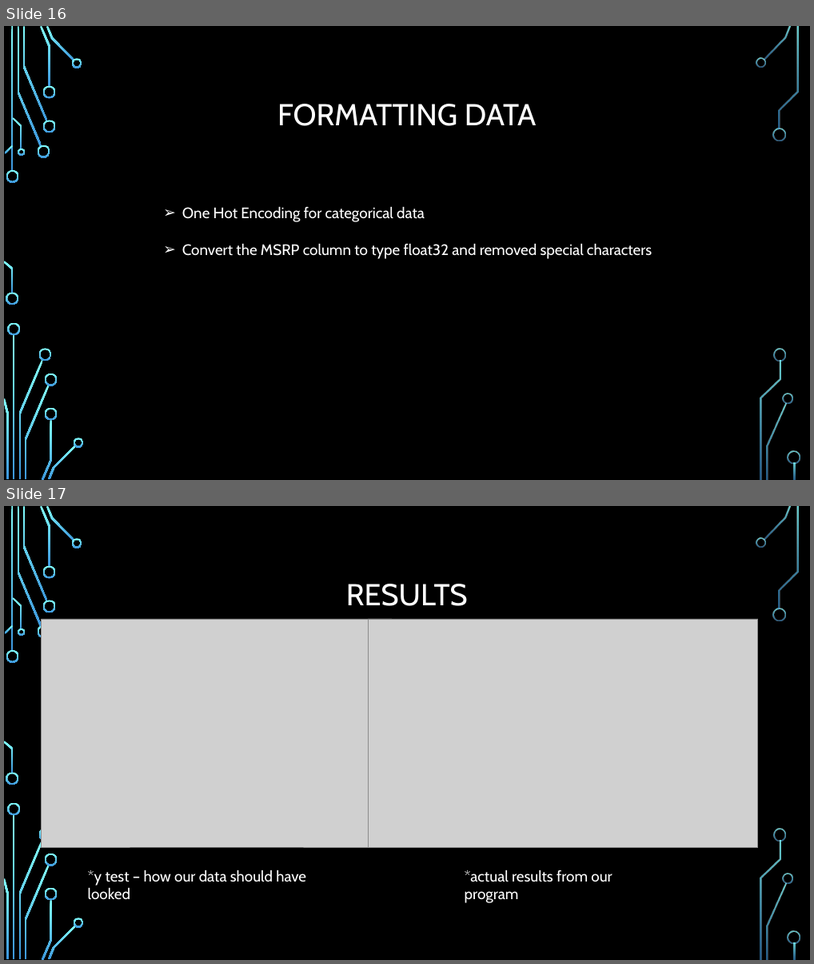
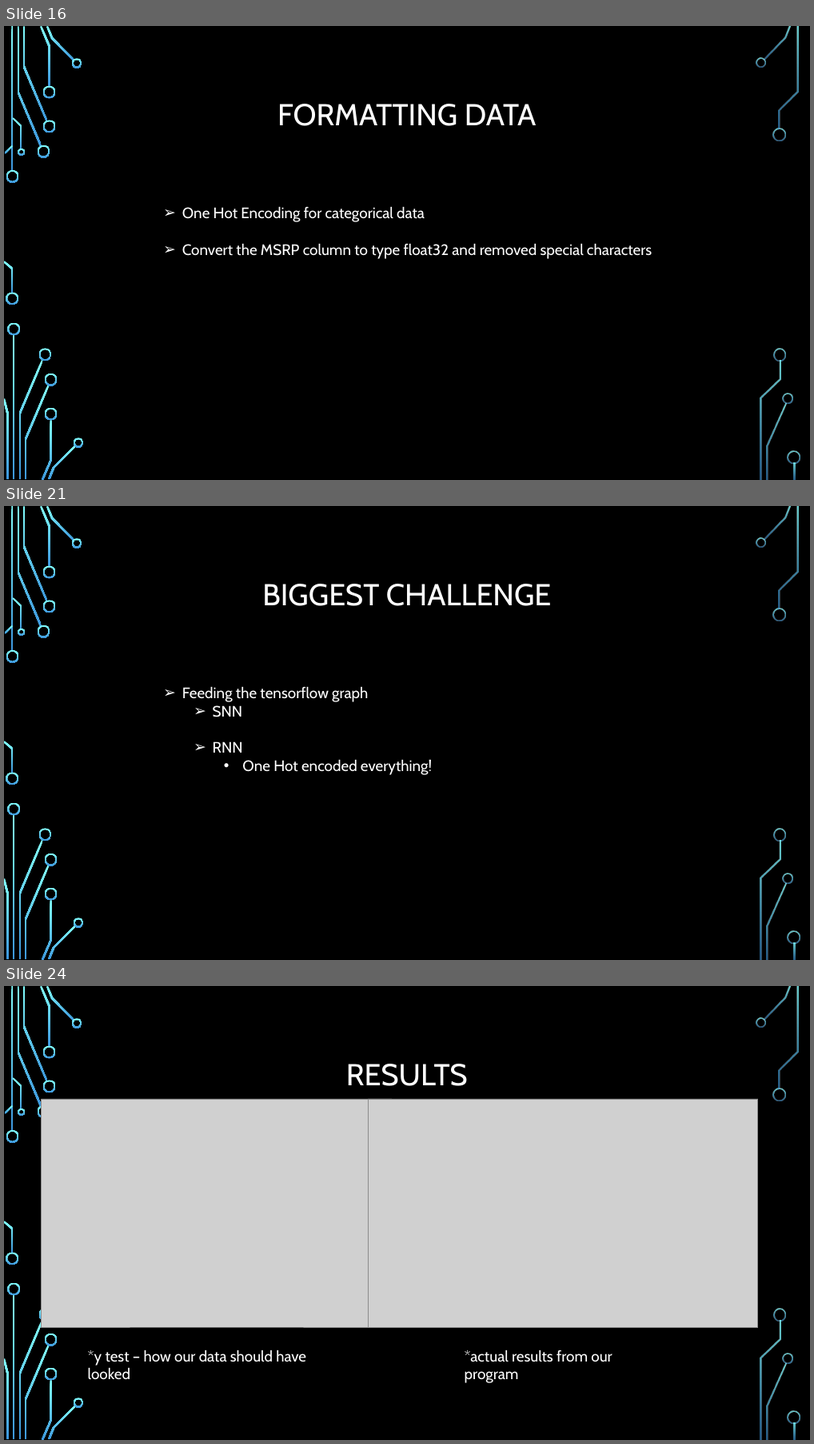
Before and after one commit to knight-coder-llc/AI-Vehicle-Calculator, a slide deck: Final Pres.pptx. Shown one above the other, each under a label of ours: slides 16 and 17 before the commit, slides 16, 21 and 24 after it; the slides between them are not shown. The pictures are 814x964 and 814x1444 pixels, drawn with LibreOffice and Linux fonts; fonts in the diff are those of the drawing; grey boxes stand for pictures; background and template pictures are left out. Boxes give left, top, right and bottom in pixels: in the first picture for what was removed or moved away, otherwise in the second. Text is boxed around its words. In the diff, an @@ line names an element or a change of style, - is before the commit and + after.

```diff
--- a/Final Pres.pptx
+++ b/Final Pres.pptx
@@ slide 21 added at box(4, 506, 810, 960), background picture (left out); not listed: 36 template elements that a slide beside it also shows @@
@@ title added at box(262, 584, 552, 606), 36 pt, text #FFFFFF @@
+BIGGEST CHALLENGE
@@ text added at box(182, 686, 432, 775), 18 pt, text #FFFFFF @@
+  ➢ Feeding the tensorflow graph
+    ➢ SNN
+    ➢ RNN
+      • One Hot encoded everything!
@@ what was slide 17 is now slide 24 @@
```
Also in this commit, not shown: 1 slide changed, 6 other slides added.
